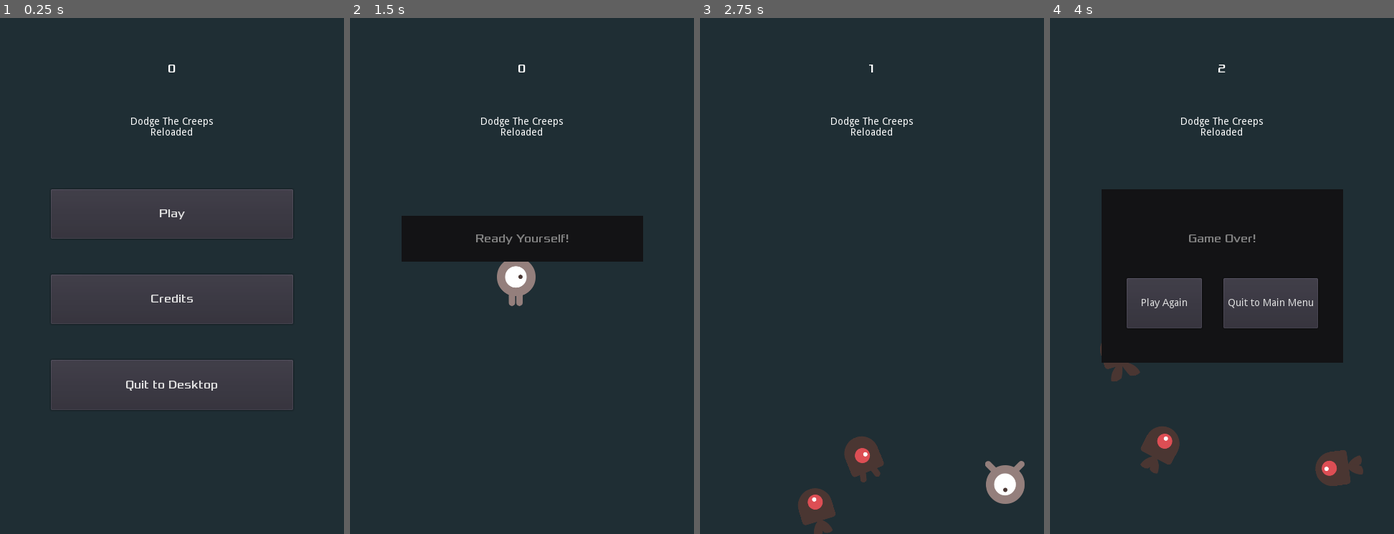
Above: before the commit, frames 1-4 (left to right).
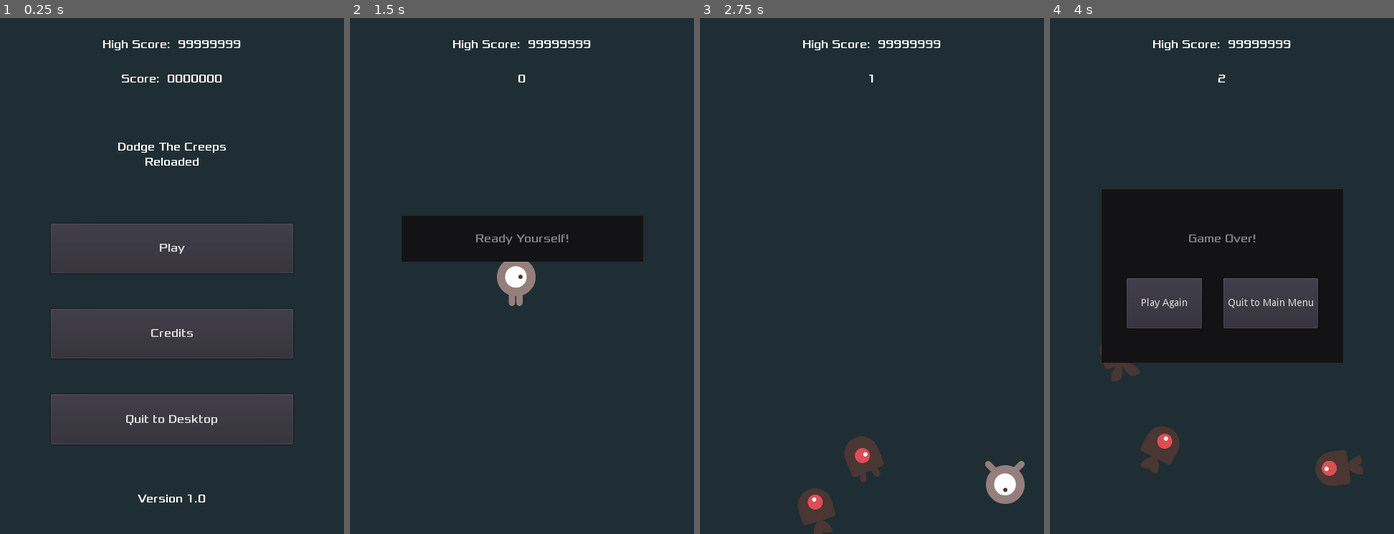
Above: after the commit, the same moments.

Repository: AlixBarreaux/dodge-the-beasties
Game: Godot game, scene res://Scenes/Main.tscn
Same seed, same stepped clock (60 frames per second), same inputs: the game is played once before the commit and once after it.
Inputs:
- Up to frame 1 (0.25 s): no input
- Up to frame 2 (1.5 s): click "Play" at 0.5 s; tap Enter at 1.25 s; hold D (move_right) from 1.28 s (still down)
- Up to frame 3 (2.75 s): release D (move_right) at 2.03 s; hold S (move_down) from 2.03 s (still down)
- Up to frame 4 (4 s): release S (move_down) at 2.78 s; hold D (move_right) 2.78-3.53 s; hold Z (move_up) from 3.53 s (still down)

The runs differ from the first frame. In frame 1, 29% of the frame differs, in the area x 14-86%, y 4-94%; in frame 2, 0.6%; in frame 3, 0.6%; in frame 4, 0.6%.

Commit message:
Add more elements to HUD

Diff:
--- a/Scenes/GUI/HUD.tscn
+++ b/Scenes/GUI/HUD.tscn
@@ -14,16 +14,33 @@
 [node name="HUD" type="CanvasLayer"]
 script = ExtResource( 2 )
 
-[node name="ScoreLabel" type="Label" parent="."]
-anchor_right = 1.0
-margin_top = 33.0
-margin_bottom = 110.0
+[node name="HighScoreLabel" type="RichTextLabel" parent="."]
+margin_top = 27.0
+margin_right = 480.0
+margin_bottom = 63.0
 size_flags_horizontal = 3
 size_flags_vertical = 3
 theme = ExtResource( 7 )
-text = "0"
+bbcode_enabled = true
+bbcode_text = "[center]High Score:  99999999[/center]"
+text = "High Score:  99999999"
+__meta__ = {
+"_editor_description_": ""
+}
+
+[node name="ScoreLabel" type="Label" parent="."]
+margin_top = 67.0
+margin_right = 480.0
+margin_bottom = 103.0
+size_flags_horizontal = 3
+size_flags_vertical = 3
+theme = ExtResource( 7 )
+text = "Score:  0000000"
 align = 1
 valign = 1
+__meta__ = {
+"_editor_description_": ""
+}
 
 [node name="MainMenu" type="Control" parent="."]
 anchor_right = 1.0
@@ -31,13 +48,32 @@
 theme = ExtResource( 7 )
 script = ExtResource( 6 )
 
+[node name="Control" type="Control" parent="MainMenu"]
+anchor_top = 0.5
+anchor_right = 1.0
+anchor_bottom = 0.5
+margin_top = -190.0
+margin_bottom = -160.0
+theme = ExtResource( 7 )
+
+[node name="RichTextLabel" type="RichTextLabel" parent="MainMenu/Control"]
+anchor_right = 1.0
+anchor_bottom = 1.0
+bbcode_enabled = true
+bbcode_text = "[center]Dodge The Creeps
+Reloaded[/center]"
+text = "Dodge The Creeps
+Reloaded"
+fit_content_height = true
+scroll_active = false
+
 [node name="VBoxContainer" type="VBoxContainer" parent="MainMenu"]
 anchor_right = 1.0
 anchor_bottom = 1.0
 margin_left = 71.0
-margin_top = 239.0
+margin_top = 287.0
 margin_right = -71.0
-margin_bottom = -173.0
+margin_bottom = -125.0
 custom_constants/separation = 50
 
 [node name="PlayButton" type="Button" parent="MainMenu/VBoxContainer"]
@@ -79,6 +115,17 @@
 size_flags_vertical = 3
 icon_align = 1
 
+[node name="VersionLabel" type="Label" parent="MainMenu"]
+anchor_top = 1.0
+anchor_right = 1.0
+anchor_bottom = 1.0
+margin_top = -74.0
+margin_bottom = -24.0
+theme = ExtResource( 7 )
+text = "Version 1.0"
+align = 1
+valign = 1
+
 [node name="MessageTimer" type="Timer" parent="."]
 wait_time = 2.0
 one_shot = true
@@ -86,24 +133,6 @@
 [node name="GameOverMenu" parent="." instance=ExtResource( 5 )]
 visible = false
 theme = ExtResource( 7 )
-
-[node name="Control" type="Control" parent="."]
-anchor_top = 0.5
-anchor_right = 1.0
-anchor_bottom = 0.5
-margin_top = -222.0
-margin_bottom = -192.0
-
-[node name="RichTextLabel" type="RichTextLabel" parent="Control"]
-anchor_right = 1.0
-anchor_bottom = 1.0
-bbcode_enabled = true
-bbcode_text = "[center]Dodge The Creeps
-Reloaded[/center]"
-text = "Dodge The Creeps
-Reloaded"
-fit_content_height = true
-scroll_active = false
 
 [node name="MessagePanel" type="Panel" parent="."]
 visible = false
